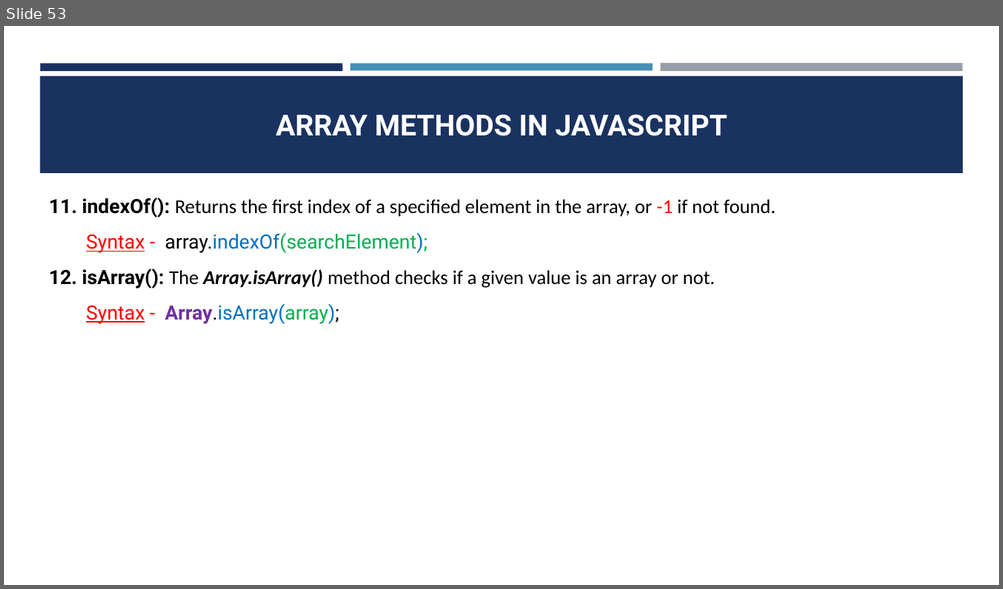
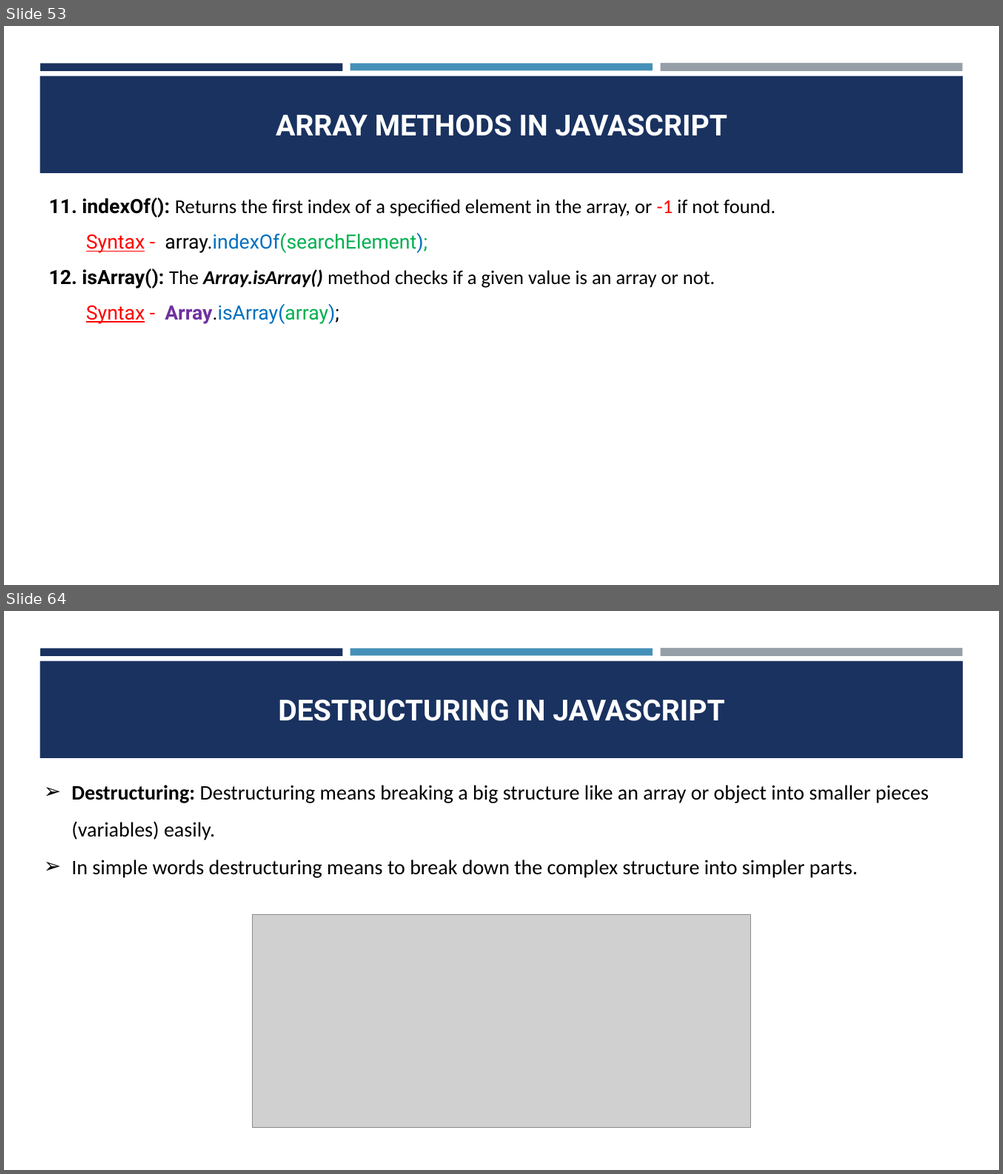
Before and after one commit to CodeCrafterRohit/PEC-Training, a slide deck: JAVASCRIPT/JAVASCRIPT PPT.pptx. Shown one above the other, each under a label of ours: slide 53 before the commit, slides 53 and 64 after it; the slides between them are not shown. The pictures are 1003x589 and 1003x1174 pixels, drawn with LibreOffice and Linux fonts; fonts in the diff are those of the drawing; grey boxes stand for pictures. Boxes give left, top, right and bottom in pixels: in the first picture for what was removed or moved away, otherwise in the second. Text is boxed around its words. In the diff, an @@ line names an element or a change of style, - is before the commit and + after.

```diff
--- a/JAVASCRIPT/JAVASCRIPT PPT.pptx
+++ b/JAVASCRIPT/JAVASCRIPT PPT.pptx
@@ slide 64 added at (4, 611, 999, 1170), background #FFFFFF; not listed: 4 template elements that a slide beside it also shows @@
@@ title added at (278, 699, 725, 721), 28 pt, text #FFFFFF, bold @@
+DESTRUCTURING IN JAVASCRIPT
@@ text added at (71, 785, 928, 878), 20 pt, text #000000 @@
+➢ Destructuring: Destructuring means breaking a big structure like an array or object into smaller pieces (variables) easily.
+➢ In simple words destructuring means to break down the complex structure into simpler parts.
@@ picture added at (253, 914, 751, 1128) @@
```
Also in this commit, not shown: 19 other slides added, 14 other files.
